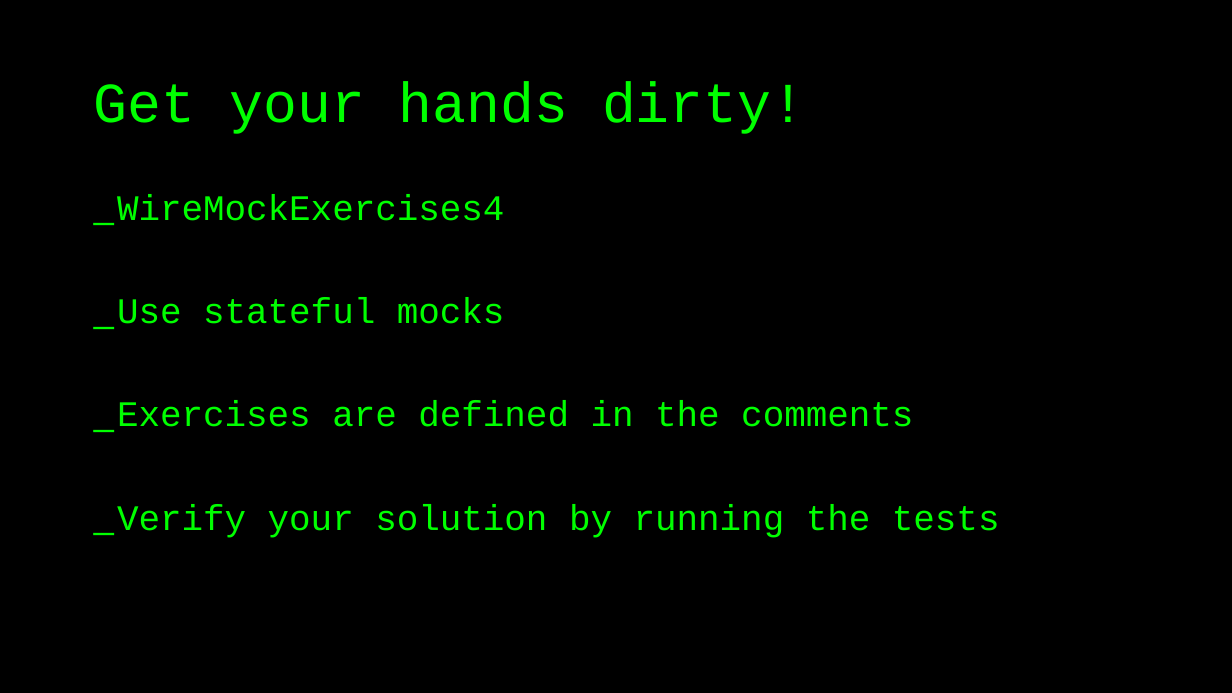
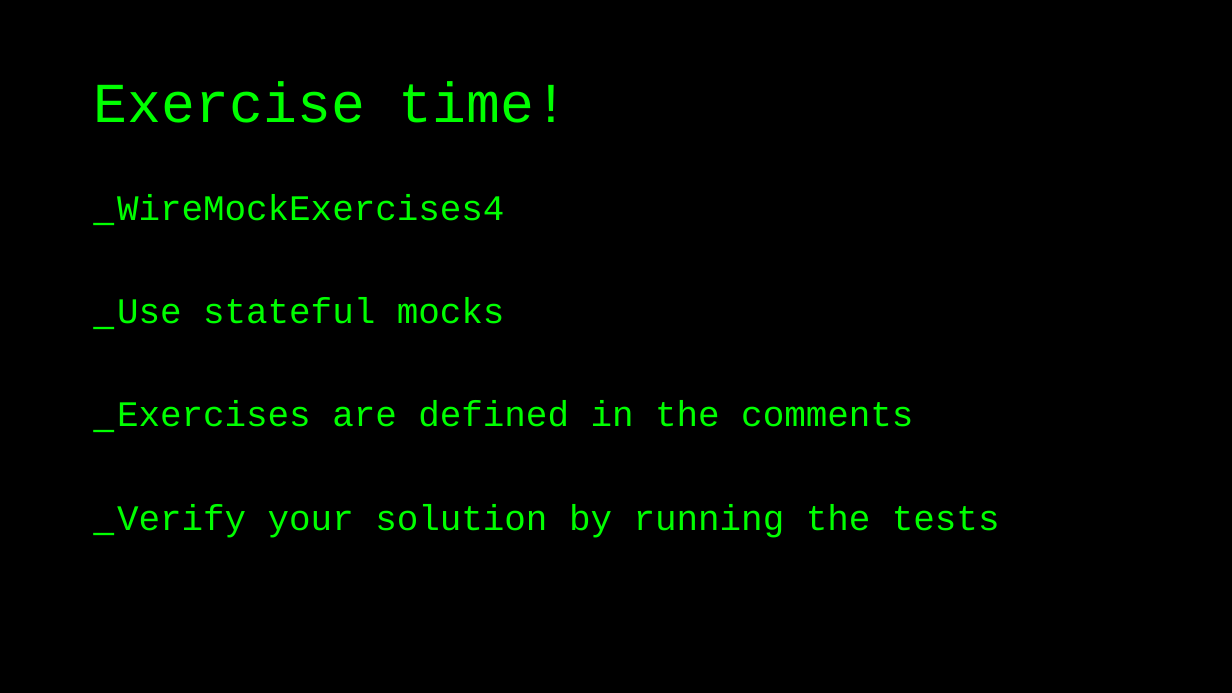
Before and after one commit to basdijkstra/wiremock-workshop, a slide deck: slide 37 of wiremock_workshop.pptx (slide 38 before the commit). Drawn at 1232x693 pixels with LibreOffice and Linux fonts; fonts in the diff are those of the drawing. Boxes give left, top, right and bottom in pixels: in the first picture for what was removed or moved away, otherwise in the second. Text is boxed around its words. In the diff, an @@ line names an element or a change of style, - is before the commit and + after.

```diff
--- a/wiremock_workshop.pptx
+++ b/wiremock_workshop.pptx
@@ title at (x1=94, y1=81, x2=568, y2=123): text changed @@
-Get your hands dirty!
+Exercise time!
```
Also in this commit, not shown: 2 other slides changed, 7 slides added, 1 slide removed.
